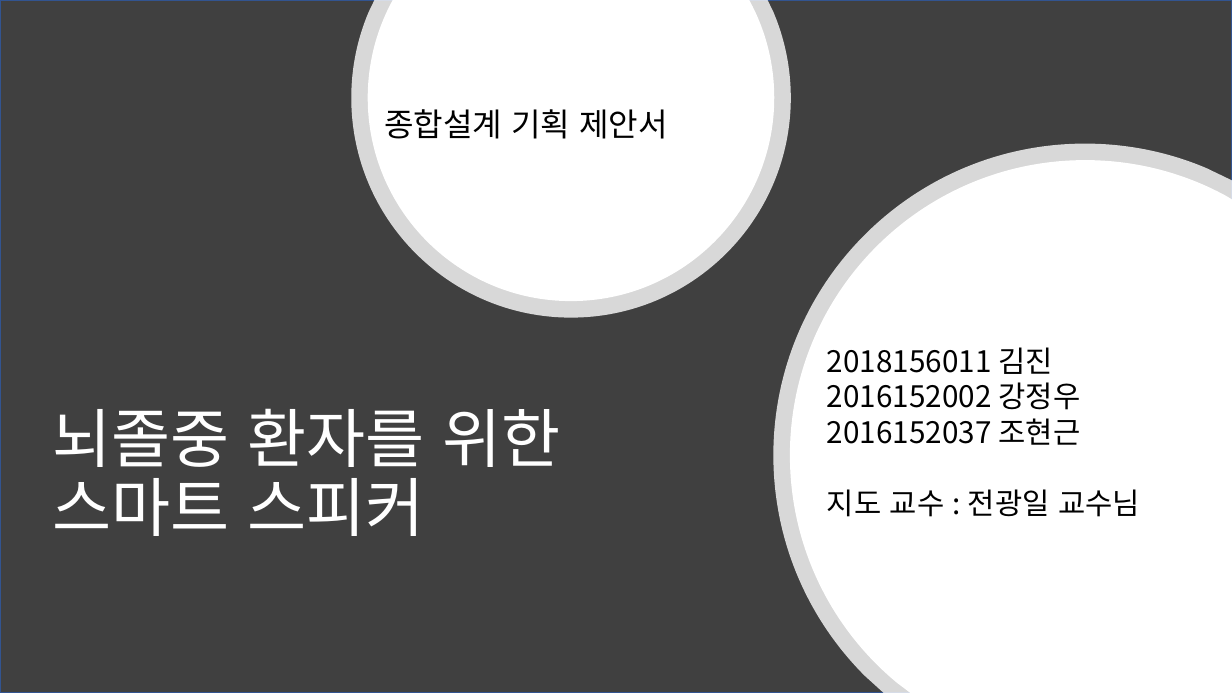
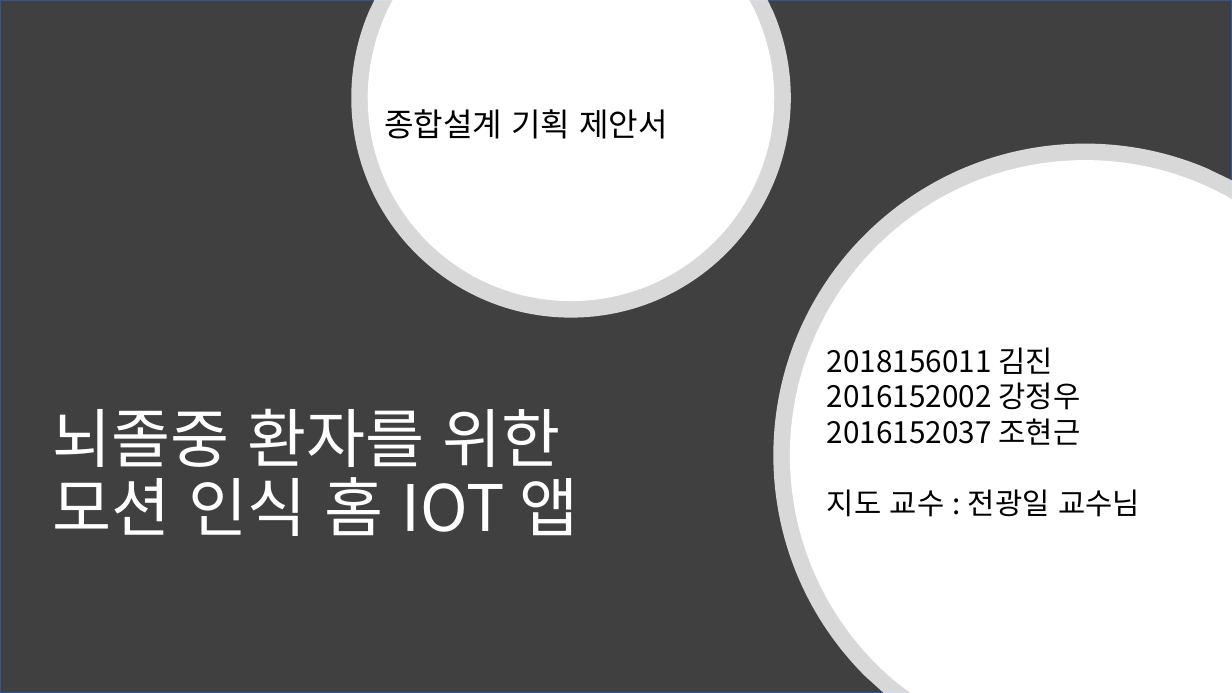
Before and after one commit to kpuce2022CD/Zinzara, a slide deck: slide 1 of document/Zinzara(1차)종합설계_제안서.pptx. Drawn at 1232x693 pixels with LibreOffice and Linux fonts; fonts in the diff are those of the drawing. Boxes give left, top, right and bottom in pixels: in the first picture for what was removed or moved away, otherwise in the second. Text is boxed around its words. In the diff, an @@ line names an element or a change of style, - is before the commit and + after.

```diff
--- a/document/Zinzara(1차)종합설계_제안서.pptx
+++ b/document/Zinzara(1차)종합설계_제안서.pptx
@@ title at box(52, 408, 578, 536): text changed @@
-뇌졸중 환자를 위한
-스마트 스피커
+뇌졸중 환자를 위한
+모션 인식 홈 IOT 앱
```
Also in this commit, not shown: 4 other slides changed, 1 slide added, 1 other file.
